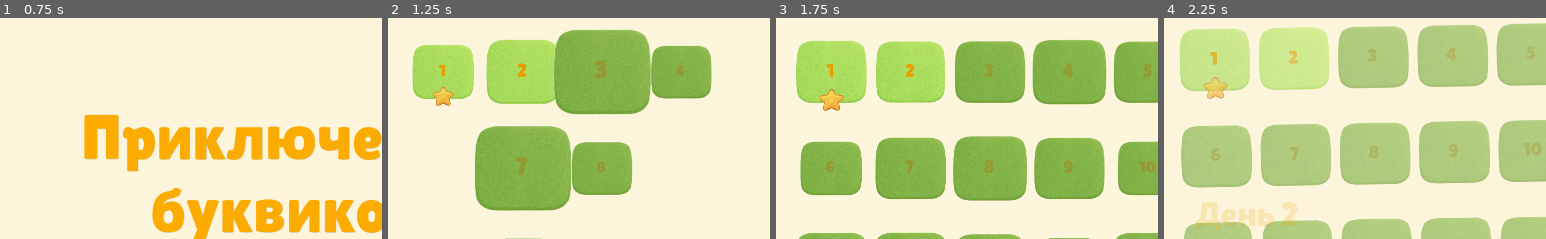
Above: before the commit, frames 1-4 (left to right).
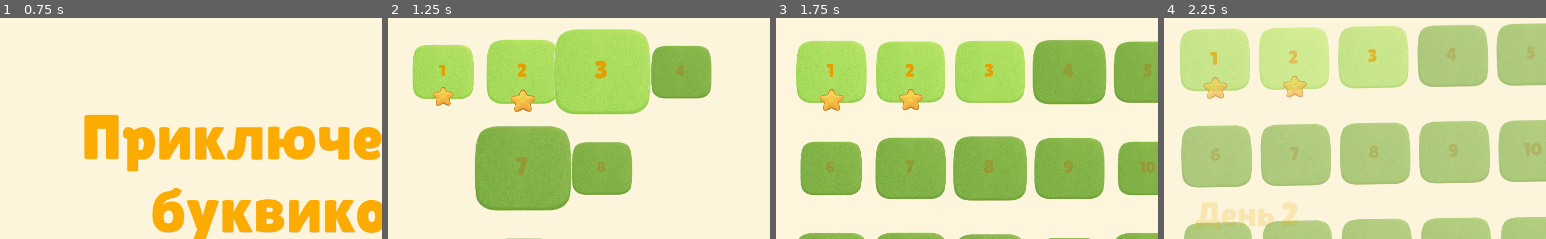
Above: after the commit, the same moments.

Repository: podmazko/Bukwiki
Game: Godot game, scene res://Scenes/main_scene.tscn
Same seed, same stepped clock (60 frames per second), same inputs: the game is played once before the commit and once after it.
Inputs:
- Up to frame 1 (0.75 s): click "Начать игру" at 0.5 s
- Up to frame 2 (1.25 s): no input
- Up to frame 3 (1.75 s): click "1" at 1.25 s
- Up to frame 4 (2.25 s): click "2" at 2 s
The pictures show only the part of the screen within x 37-87%, y 0-50%; the shares and areas given below are measured in that part.

Frame 1 is identical in both runs. In frame 2, 9.7% of the frame differs, in the area x 31-69%, y 4-44%; in frame 3, 5.3%; in frame 4, 4.9%.

Commit message:
NewGame: Notesy

Diff:
--- /dev/null
+++ b/Scenes/Parts/Notes.gd
@@ -0,0 +1,66 @@
+extends TextureRect
+
+
+var Parent:Control
+
+@onready var _Labels:Array=[$"Words/1", $"Words/2", $"Words/3"]
+var right_answer_node:Label
+
+func _init_notes(_word:String,_prnt:Control)->void:
+	_base_pos=position
+	$Icon.texture=load("res://Assets/Images/Objects/"+Data.Words[_word][0]+".png")
+	Parent=_prnt
+
+	var _right_n:int=_word.length()-4
+
+	var _left_size:String=_word.left(-3-_right_n)
+	var _right_size:String=_word.right(_right_n)
+	var _p3=_word.right(1+_right_n).left(1)
+	var _p2=_word.right(2+_right_n).left(1)
+	var _p1=_word.right(3+_right_n).left(1)
+	var _variants:=[_left_size+_p1+_p2+_p3+_right_size,_left_size+_p2+_p3+_p1+_right_size,_left_size+_p3+_p1+_p2+_right_size]
+
+	_Labels.shuffle()
+	right_answer_node=_Labels[0]
+	for i in 3:
+		var _label:Label=_Labels[i]
+		_label.text=_variants[i]
+		_label.mouse_filter=0
+		_label.gui_input.connect(word_check.bind(_label))
+		_label.mouse_entered.connect(Globals._hover_image.bind(_label))
+		_label.mouse_exited.connect(Globals._hover_image_exit)
+		_label.pivot_offset=_label.size*Vector2(0.5,0.5)
+
+
+var _base_pos:Vector2
+func word_check(event:InputEvent,_label:Label)->void:
+	if event is InputEventMouseButton:
+		if event.is_pressed():
+			var _tween:Tween=create_tween().set_parallel(true)
+			if _label!=right_answer_node: #wrong answer
+				Globals.emit_signal("ShowMessage","_wrong")
+				_tween.tween_property(_label,"rotation_degrees",0,0.6).from(-15)\
+						.set_trans(Tween.TRANS_ELASTIC).set_ease(Tween.EASE_OUT)
+				_tween.tween_property(_label,"modulate",Color(1,1,1,1.0),0.5).from(Color(1.5,1.0,1.0,1.0))
+				_tween.tween_property(self,"modulate",Color(1,1,1,1.0),0.5).from(Color(1.5,1.0,1.0,1.0))
+				Globals.emit_signal("SFX","C")
+			else:
+				Globals.emit_signal("ShowMessage","_right")
+				Globals.emit_signal("SFX","A")
+
+				_tween.tween_property(self,"position:y",self.position.y,0.7).from(_base_pos.y-40)\
+					.set_trans(Tween.TRANS_BACK).set_ease(Tween.EASE_IN_OUT)
+				_tween.tween_property(self,"scale",Vector2(1,1),0.8).from(Vector2(1.02,1.06))\
+					.set_trans(Tween.TRANS_BACK).set_ease(Tween.EASE_IN_OUT)
+				_tween.tween_property(self,"rotation_degrees",0,0.9).from(-3)\
+						.set_trans(Tween.TRANS_BACK).set_ease(Tween.EASE_IN_OUT)
+
+				for i in _Labels:
+					i.mouse_filter=2
+					if i!=right_answer_node:
+						_tween.tween_property(i,"modulate",Color(0.7,0.7,0.7,0.3),0.5)
+					else:
+						_tween.tween_property(i,"modulate",Color(1.2,1.2,1.2,1.0),0.5)
+
+				_tween.tween_property(self,"modulate",Color(0.95,0.95,0.95,0.7),0.5)
+				Parent.check_level()
--- /dev/null
+++ b/Scenes/Parts/Notes.tscn
@@ -0,0 +1,41 @@
+[gd_scene load_steps=3 format=3 uid="uid://dvtth8cbme245"]
+
+[ext_resource type="Texture2D" uid="uid://ba3l608kjxjap" path="res://Assets/Images/Segments/Notesy/Notes.png" id="1_66qxi"]
+[ext_resource type="Script" uid="uid://cijydxtbdx2kh" path="res://Scenes/Parts/Notes.gd" id="1_piscq"]
+
+[node name="Notes" type="TextureRect"]
+pivot_offset = Vector2(280, 250)
+size_flags_horizontal = 4
+size_flags_vertical = 4
+mouse_filter = 0
+texture = ExtResource("1_66qxi")
+script = ExtResource("1_piscq")
+
+[node name="Icon" type="Sprite2D" parent="."]
+position = Vector2(153, 250)
+
+[node name="Words" type="VBoxContainer" parent="."]
+layout_mode = 0
+offset_left = 277.0
+offset_top = 133.0
+offset_right = 427.0
+offset_bottom = 210.0
+scale = Vector2(1.2, 1.2)
+pivot_offset = Vector2(75, 0)
+mouse_filter = 2
+alignment = 1
+
+[node name="1" type="Label" parent="Words"]
+layout_mode = 2
+text = "Test"
+horizontal_alignment = 1
+
+[node name="2" type="Label" parent="Words"]
+layout_mode = 2
+text = "Test"
+horizontal_alignment = 1
+
+[node name="3" type="Label" parent="Words"]
+layout_mode = 2
+text = "Test"
+horizontal_alignment = 1
--- a/Scenes/Segments/MemoryCards.gd
+++ b/Scenes/Segments/MemoryCards.gd
@@ -107,49 +107,50 @@
 
 
 func object_input(event:InputEvent,object)->void:
-	if event.is_pressed():
+	if event is InputEventMouseButton:
+		if event.is_pressed():
 
-		Globals.emit_signal("SFX","D")
+			Globals.emit_signal("SFX","D")
 
-		if Globals.current_selected==null: #then select
-			Globals.current_selected=object
-			object.swap()
-		else:
-			if Globals.current_selected==object: #same - deselect
+			if Globals.current_selected==null: #then select
+				Globals.current_selected=object
 				object.swap()
-				Globals.current_selected=null
+			else:
+				if Globals.current_selected==object: #same - deselect
+					object.swap()
+					Globals.current_selected=null
 
-			else:
-				var _tween:Tween=create_tween().set_parallel(true)
-				if Globals.current_selected.word==object.word: # right anwer
-					object.swap()
-					Globals.emit_signal("SFX","A")
+				else:
+					var _tween:Tween=create_tween().set_parallel(true)
+					if Globals.current_selected.word==object.word: # right anwer
+						object.swap()
+						Globals.emit_signal("SFX","A")
 
-					_tween.tween_property(Mage,"position:y",Mage.position.y,0.7).from(Mage.position.y-50)\
-							.set_trans(Tween.TRANS_BACK).set_ease(Tween.EASE_IN_OUT)
-					_tween.tween_property(Mage,"scale",Vector2(1,1),0.8).from(Vector2(0.94,1.06))\
-							.set_trans(Tween.TRANS_BACK).set_ease(Tween.EASE_IN_OUT)
-					_tween.tween_property(Mage,"rotation_degrees",0,0.9).from(6)\
-							.set_trans(Tween.TRANS_BACK).set_ease(Tween.EASE_IN_OUT)
+						_tween.tween_property(Mage,"position:y",Mage.position.y,0.7).from(Mage.position.y-50)\
+								.set_trans(Tween.TRANS_BACK).set_ease(Tween.EASE_IN_OUT)
+						_tween.tween_property(Mage,"scale",Vector2(1,1),0.8).from(Vector2(0.94,1.06))\
+								.set_trans(Tween.TRANS_BACK).set_ease(Tween.EASE_IN_OUT)
+						_tween.tween_property(Mage,"rotation_degrees",0,0.9).from(6)\
+								.set_trans(Tween.TRANS_BACK).set_ease(Tween.EASE_IN_OUT)
 
-					for i in [object,Globals.current_selected]: #right anim
-						i.word="" #its will block InputsUnbloking
-						i.mouse_filter=2
-						_tween.tween_property(i,"modulate",Color(1,1,1,0.3),0.8).from(Color(1.2,1.2,1.2,1.0))
+						for i in [object,Globals.current_selected]: #right anim
+							i.word="" #its will block InputsUnbloking
+							i.mouse_filter=2
+							_tween.tween_property(i,"modulate",Color(1,1,1,0.3),0.8).from(Color(1.2,1.2,1.2,1.0))
 
-					Globals.current_selected=null
-					LevelCounter-=1
-					if LevelCounter==0:
-						_tween.tween_callback(finish_level).set_delay(1.0)
-				else: #wrong answer - change selection
-					object.swap()
-					Globals.current_selected.swap()
-					#wrong anim
-					_tween.tween_property(Globals.current_selected,"rotation_degrees",0,0.6).from(-15)\
-							.set_trans(Tween.TRANS_ELASTIC).set_ease(Tween.EASE_OUT)
-					_tween.tween_property(Globals.current_selected,"modulate",Color(1,1,1,1.0),0.5).from(Color(1.5,1.0,1.0,1.0))
+						Globals.current_selected=null
+						LevelCounter-=1
+						if LevelCounter==0:
+							_tween.tween_callback(finish_level).set_delay(1.0)
+					else: #wrong answer - change selection
+						object.swap()
+						Globals.current_selected.swap()
+						#wrong anim
+						_tween.tween_property(Globals.current_selected,"rotation_degrees",0,0.6).from(-15)\
+								.set_trans(Tween.TRANS_ELASTIC).set_ease(Tween.EASE_OUT)
+						_tween.tween_property(Globals.current_selected,"modulate",Color(1,1,1,1.0),0.5).from(Color(1.5,1.0,1.0,1.0))
 
-					Globals.current_selected=object
+						Globals.current_selected=object
 
 
 func finish_level()->void:
--- /dev/null
+++ b/Scenes/Segments/Notesy.gd
@@ -0,0 +1,85 @@
+extends Control
+
+var _NotesNode:PackedScene=preload("res://Scenes/Parts/Notes.tscn")
+@onready var Center:Control=$Center
+
+var message:=[]
+
+var LevelCounter:int
+func _init_segment(_segment_info_words:Array)->void: #[(2, 2), 0.3]
+	var _grid:Vector2=_segment_info_words[0]
+	var _words:Array=_segment_info_words[1]
+	message=_segment_info_words[2]
+
+	var _words_count:int=_grid.x*_grid.y
+	LevelCounter=_words_count
+
+	#Init notes
+	var base_size:Vector2=Vector2(526,448) #base notes size
+	var _offset:Vector2=Vector2(20,20)
+	var _axis:Vector2=Vector2(0,0)  #_grid
+	var _start_point:Vector2
+	_start_point.x=-0.5*(_grid.x*base_size.x+_offset.x*(_grid.x-1))
+	_start_point.y=-0.5*(_grid.y*base_size.y+_offset.y*(_grid.y-1))
+
+	for _word in _words:
+		var _inst:Control=_NotesNode.instantiate()
+		Center.add_child(_inst)
+
+		_inst.position=_start_point+_axis*(base_size+_offset)
+		_inst.modulate.a=0
+
+		_inst._init_notes(_word,self)
+
+		_axis.x+=1
+		if _axis.x==_grid.x:
+			_axis.x=0
+			_axis.y+=1
+
+	#fied is too big > scale it
+	if _start_point.x<-800:
+		var _f:float=-800/_start_point.x
+		Center.scale=Vector2(_f,_f)
+
+
+func appear_anim()->void:
+	var _tween:Tween=create_tween().set_parallel(true)
+
+	if message.size()>0:
+		_tween.tween_callback(Globals.emit_signal.bind("ShowMessage",message[1],message[0],Vector2(0.5,0)) )\
+				.set_delay(1)
+
+	var _delay:=0.0
+	for _word in Center.get_children():
+		_tween.tween_property(_word,"scale",Vector2(1.0,1.0),1.3).set_delay(_delay)\
+			.set_trans(Tween.TRANS_ELASTIC).set_ease(Tween.EASE_OUT).from(Vector2(0.7,0.7))
+		_tween.tween_property(_word,"modulate:a",1.0,0.3).set_delay(_delay)
+		_tween.tween_callback(Globals.emit_signal.bind("SFX","B")).set_delay(_delay)
+		_delay+=0.15
+
+
+func check_level()->void:
+	LevelCounter-=1
+	if LevelCounter==0:
+		var _tween:Tween=create_tween()
+		_tween.tween_callback(finish_level).set_delay(1.0)
+
+func finish_level()->void:
+	Globals.emit_signal("HideMessage")
+	var _tween:Tween=create_tween().set_parallel(true)
+
+	var _delay:=0.0
+	for _word in Center.get_children():
+		_tween.tween_property(_word,"scale",Vector2(1.0,1.0),1.3).set_delay(_delay)\
+			.set_trans(Tween.TRANS_ELASTIC).set_ease(Tween.EASE_OUT).from(Vector2(0.85,0.85))
+		_tween.tween_property(_word,"modulate:a",1.0,0.3).set_delay(_delay)
+		_tween.tween_callback(Globals.emit_signal.bind("SFX","B")).set_delay(_delay)
+		_delay+=0.15
+
+	_tween.tween_property(self,"modulate:a",0,1.0).set_delay(2.0)
+	_tween.tween_callback(Globals.emit_signal.bind("NextSegment")).set_delay(3.3)
+
+	#main scene will call disappear anim after that
+
+func disappear_anim()->void:
+	queue_free()
--- /dev/null
+++ b/Scenes/Segments/Notesy.tscn
@@ -0,0 +1,28 @@
+[gd_scene load_steps=2 format=3 uid="uid://de240mygood4w"]
+
+[ext_resource type="Script" uid="uid://cagde35ykbr0s" path="res://Scenes/Segments/Notesy.gd" id="1_5h7ey"]
+
+[node name="Notesy" type="Control"]
+layout_mode = 3
+anchors_preset = 8
+anchor_left = 0.5
+anchor_top = 0.5
+anchor_right = 0.5
+anchor_bottom = 0.5
+grow_horizontal = 2
+grow_vertical = 2
+size_flags_horizontal = 4
+size_flags_vertical = 4
+script = ExtResource("1_5h7ey")
+
+[node name="Center" type="Control" parent="."]
+layout_mode = 1
+anchors_preset = 8
+anchor_left = 0.5
+anchor_top = 0.5
+anchor_right = 0.5
+anchor_bottom = 0.5
+offset_top = -70.0
+offset_bottom = -70.0
+grow_horizontal = 2
+grow_vertical = 2
--- a/Scenes/Singletones/Data.gd
+++ b/Scenes/Singletones/Data.gd
@@ -5,7 +5,7 @@
 var LevelsInfo:={ #
 	1:["Первая встреча",[ ["Monolog",11],["Monolog",12],["Connector",0],["Monolog",14],["Monolog",15],["Puzzle",0],["Monolog",10],["Monolog",16],["TransitionPuzzle",0],["Monolog",13],["Monolog",18],["Repairing",0],["MemoryCards",0],["Monolog",19],["MemoryCards",1], ["Monolog",17] ]],
 	2:["Эксперименты",  [["Monolog",20],["Monolog",21],["Connector",1],["Monolog",22],["Monolog",23],["Puzzle",1],["Monolog",24],["Monolog",25],["TransitionPuzzle",1],["Monolog",26],["Repairing",1],["MemoryCards",2],["Monolog",27],["Quiz",0],  ["Monolog",28] ]],
-	3:[],
+	3:["Головоломка",[["Notesy",0], ]],
 	4:[],
 	5:[],
 	6:[],
@@ -95,6 +95,10 @@
 		0:[Vector2(2,2),0.0,["", "А пока летим,\nдавай рассматривать звезды!"]], #grid size and difficilty
 		1:[Vector2(4,2),0.05,[]], #grid size and difficilty
 		2:[Vector2(4,3),0.0,["", "Смотри, сколько сегодня звезд на небе!"]],
+	},
+	"Notesy":{ #Images name + Text
+		"preload":"res://Scenes/Segments/Notesy.tscn",
+		0:[Vector2(2,2),["ВРАЧ","ГОЛОВА","ВОЛК","КОШКА"],["Fear", "Пока тебя не было я позабывал все слова\nСможешь мне их напомнить?"]],
 	},
 
 }
--- a/Scenes/Singletones/PlayerData.gd
+++ b/Scenes/Singletones/PlayerData.gd
@@ -1,3 +1,3 @@
 extends Node
 
-var LevelsCompleted:=1
+var LevelsCompleted:=2
--- a/project.godot
+++ b/project.godot
@@ -30,7 +30,6 @@
 
 window/size/viewport_width=1920
 window/size/viewport_height=1080
-window/size/mode=3
 window/size/borderless=true
 window/stretch/mode="viewport"
 window/stretch/aspect="expand"
Binary file added: Assets/Images/Segments/Notesy/Notes.png
Not shown, changed: Assets/Images/Segments/Notesy/Notes.png.import
Not shown, added: Scenes/Parts/Notes.gd.uid
Not shown, added: Scenes/Segments/Notesy.gd.uid
